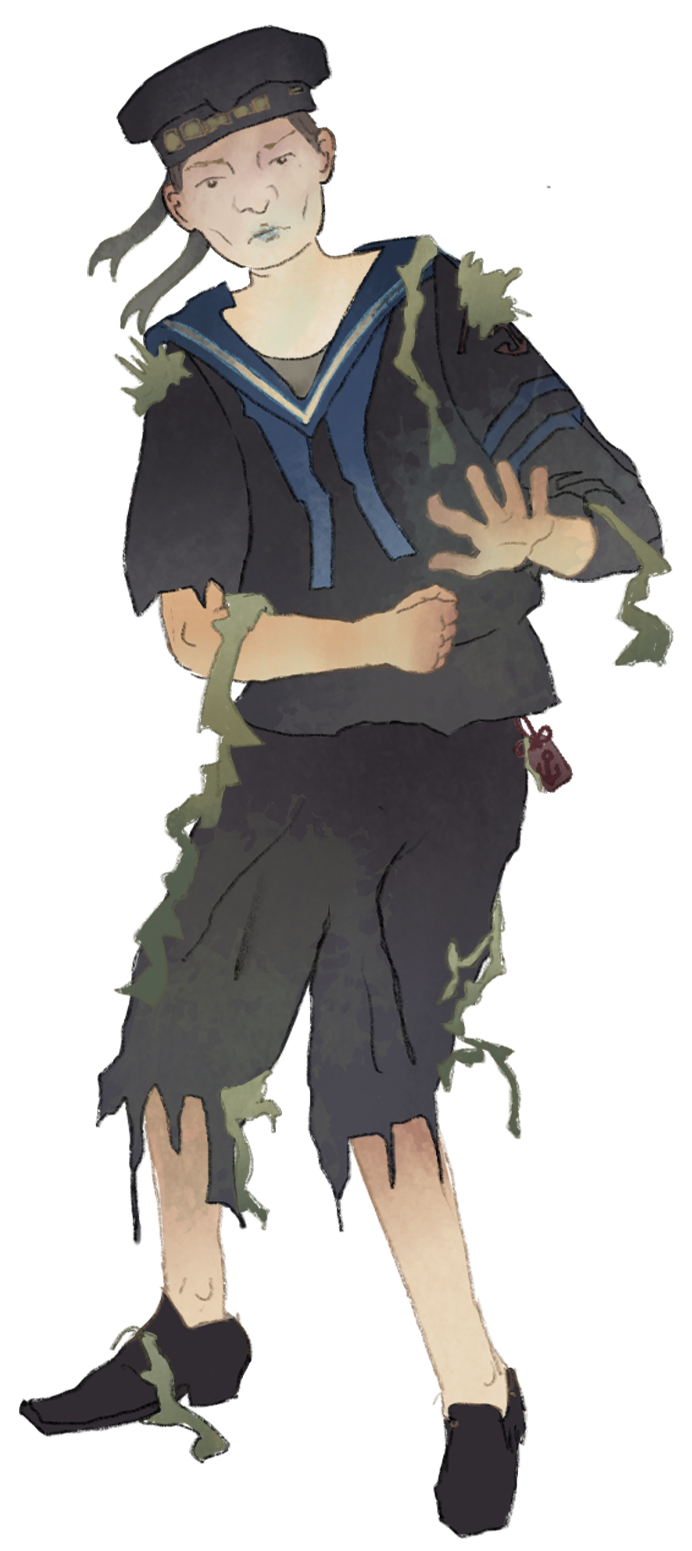
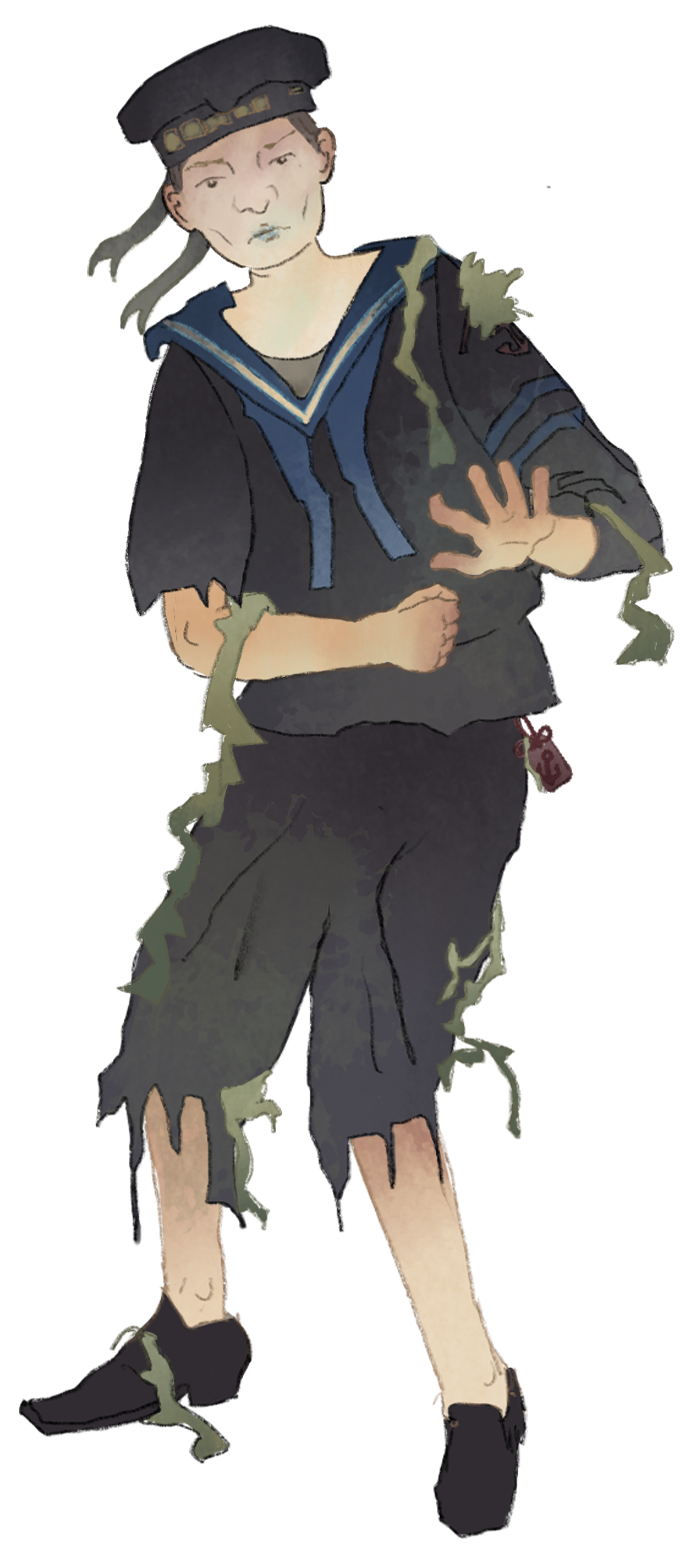
The second 692 x 1551 image is a revision of the first. Changes to its layers:
removed layer "Left Arm" from group "Sailor" over [424, 250, 674, 669]
removed layer "Algee Right Arm" from group "Sailor" over [112, 334, 462, 1009]
added layer "HandL" in group "Sailor" over [425, 457, 601, 580]
added layer "Algee Arm L" in group "Sailor" over [427, 251, 675, 668]
added layer "ArmL" in group "Sailor" over [434, 251, 669, 582]
added layer "ArmR" in group "Sailor" over [124, 335, 258, 617]
added layer "AlgeeHandR" in group "Sailor" over [114, 590, 283, 1008]
added layer "HandR" in group "Sailor" over [156, 532, 464, 685]
